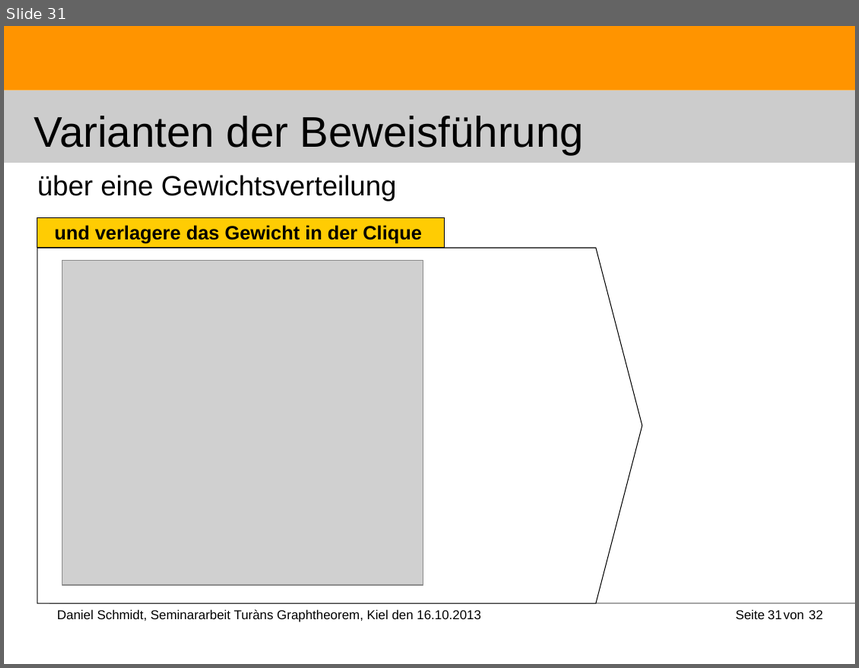
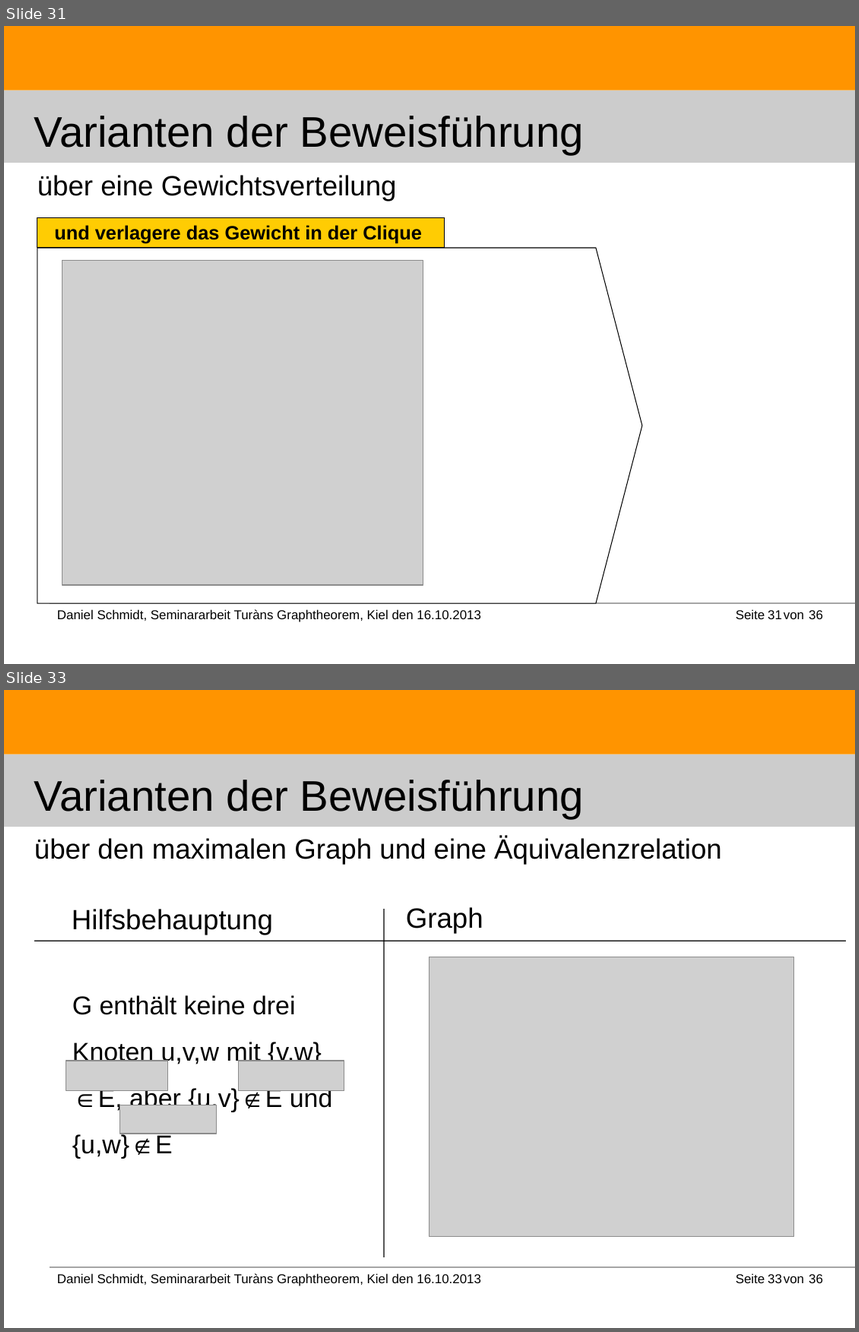
Before and after one commit to DanielMSchmidt/kombinatorik, a slide deck: Kombinatorik.odp. Shown one above the other, each under a label of ours: slide 31 before the commit, slides 31 and 33 after it; the slides between them are not shown. The pictures are 859x668 and 859x1332 pixels, drawn with LibreOffice and Linux fonts; fonts in the diff are those of the drawing; grey boxes stand for pictures. Boxes give left, top, right and bottom in pixels: in the first picture for what was removed or moved away, otherwise in the second. Text is boxed around its words. In the diff, an @@ line names an element or a change of style, - is before the commit and + after.

```diff
--- a/Kombinatorik.odp
+++ b/Kombinatorik.odp
@@ slide 33 added at <box>4,690,855,1328</box>, background #FFFFFF; not listed: 3 template elements that a slide beside it also shows @@
@@ title added at <box>34,780,584,818</box>, 40 pt, text #000000 @@
+Varianten der Beweisführung
@@ title added at <box>34,837,722,864</box>, 26 pt, text #000000 @@
+über den maximalen Graph und eine Äquivalenzrelation
@@ text added at <box>72,909,273,935</box>, 26 pt, text #000000 @@
+Hilfsbehauptung
@@ line added from (384, 909) to (384, 1258), #000000 0.99 pt @@
@@ text added at <box>406,907,484,934</box>, 26 pt, text #000000 @@
+Graph
@@ line added from (34, 941) to (847, 941), #000000 0.99 pt @@
@@ picture added at <box>430,958,794,1237</box> @@
@@ text added at <box>72,996,333,1158</box>, 24 pt, text #000000 @@
+G enthält keine drei Knoten u,v,w mit {v,w}∈E, aber {u,v}∉E und {u,w}∉E
@@ picture added at <box>66,1061,168,1091</box> @@
@@ picture added at <box>239,1061,344,1091</box> @@
@@ picture added at <box>120,1106,218,1134</box> @@
@@ text added at <box>57,1274,481,1287</box>, 12 pt, text #000000 @@
+Daniel Schmidt, Seminararbeit Turàns Graphtheorem, Kiel den 16.10.2013
@@ text added at <box>736,1274,766,1284</box>, 12 pt, text #000000 @@
+Seite
@@ page number added at <box>768,1274,782,1284</box>, 12 pt, text #000000 @@
+33
@@ text added at <box>784,1277,804,1284</box>, 12 pt, text #000000 @@
+von
@@ text added at <box>809,1274,823,1284</box>, 12 pt, text #000000 @@
+36
@@ slide 31 changed as well @@
@@ text at <box>809,610,823,620</box>: text changed @@
-32
+36
```
Also in this commit, not shown: 30 other slides changed, 3 other slides added, 5 other files.
